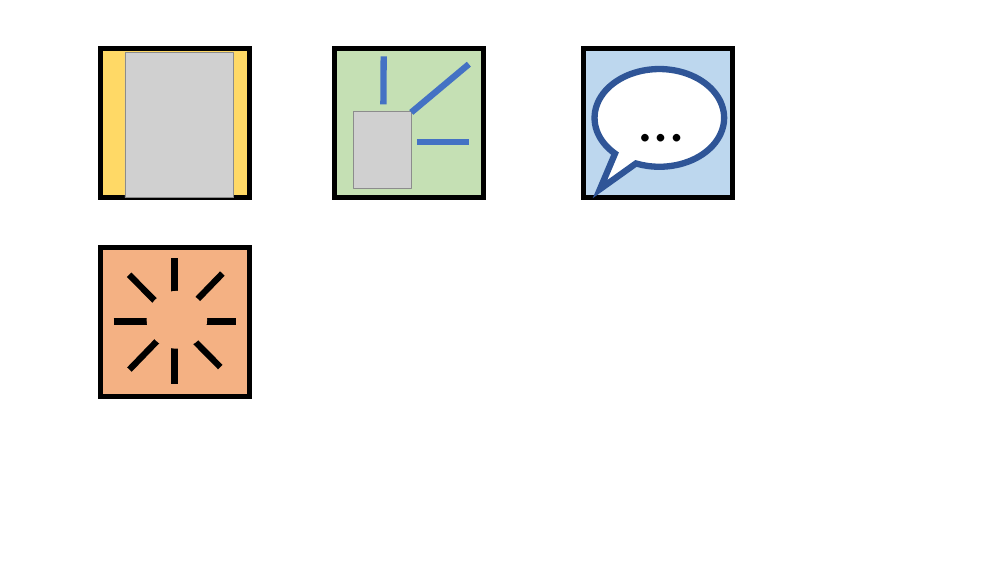
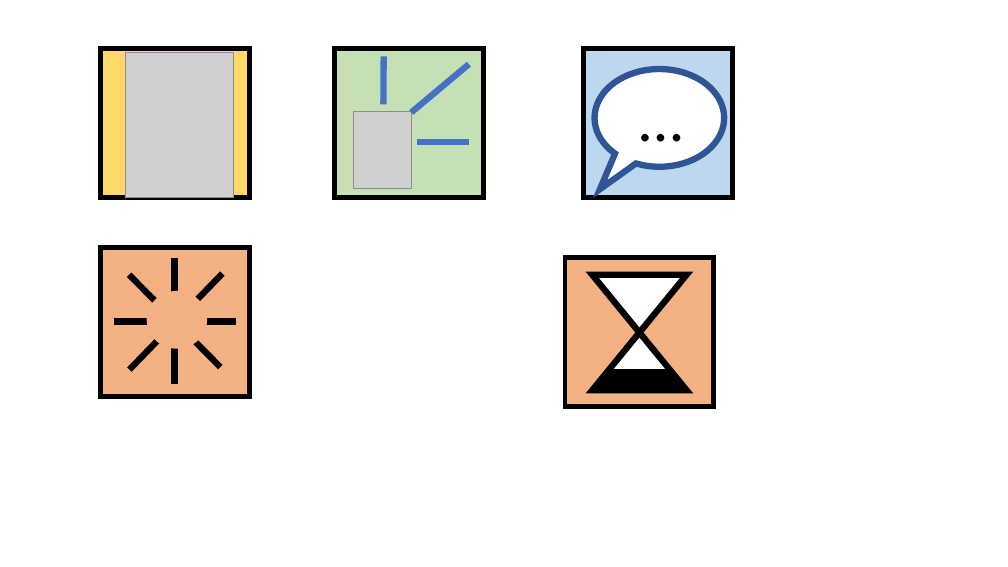
Before and after one commit to padmalcom/AISpeechAssistant, a slide deck: slide 1 of Grafiken.pptx. Drawn at 1008x567 pixels with LibreOffice and Linux fonts; fonts in the diff are those of the drawing; grey boxes stand for pictures. Boxes give left, top, right and bottom in pixels: in the first picture for what was removed or moved away, otherwise in the second. Text is boxed around its words. In the diff, an @@ line names an element or a change of style, - is before the commit and + after.

```diff
--- a/Grafiken.pptx
+++ b/Grafiken.pptx
@@ rectangle added at [565,258,714,407], fill #F4B183, outline #000000 4.5 pt @@
@@ flow chart collate added at [592,274,687,390], fill #FFFFFF, outline #000000 6 pt @@
@@ line added from (598, 384) to (680, 384), #000000 6 pt @@
@@ line added from (603, 378) to (676, 378), #000000 6 pt @@
@@ line added from (609, 372) to (672, 372), #000000 6 pt @@
```
Also in this commit, not shown: 5 other files.
